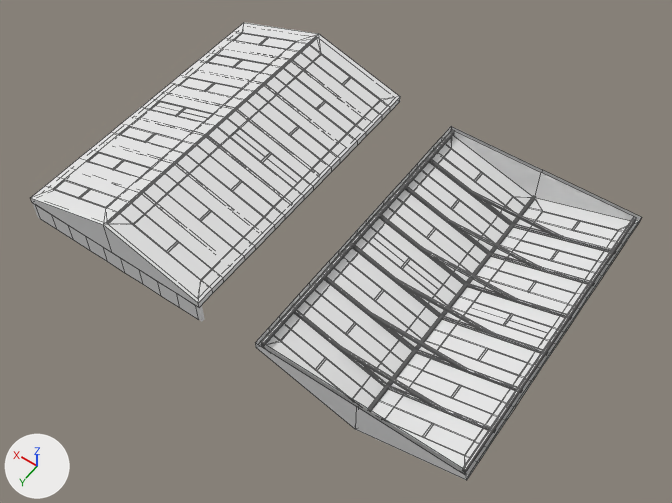
Renders of the FBX model Blender/FBX/Warehouse/Dont use/Roof substance.fbx from each side of a commit.
Camera for both pictures: a 50 mm lens placed at (-77.1, 41.2, 90.1), pointed at (-34.7, -18.2, -3.3). The lights are fixed; the arrows at lower left show +X, +Y and +Z. Mesh edges are drawn as thin lines on the coarser meshes. Where no turn or scale is listed for an object, it has been applied to the vertices. Vertices at the same position are counted once.

Objects in the first picture: 'Roof Glass.002', 'Roof.003', 'Warehouse Upper Wall.106'.
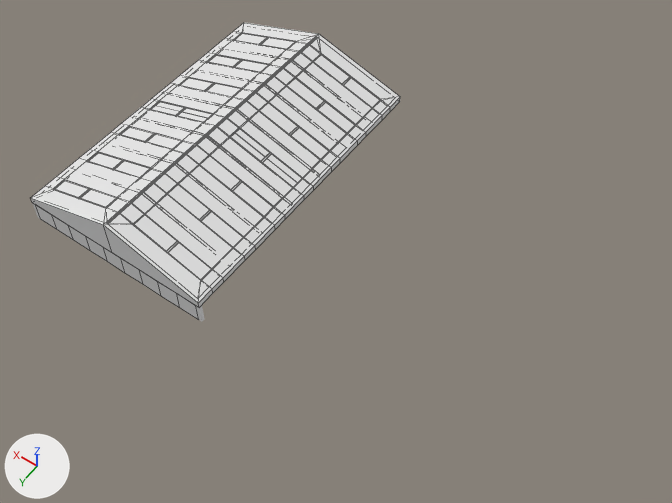
Pixel boxes [x1, y1, x2, y2] of what changed, in the pictures (672 x 503 px):
'Roof.003', reshaped (39% narrower, 38% shorter)
    before: [31, 23, 641, 480]
    after: [31, 23, 400, 307]
'Roof Glass.002', reshaped (42% narrower, 42% shorter)
    before: [54, 33, 618, 455]
    after: [54, 33, 380, 279]
part 1 of me_cube_472, deleted
    before: [255, 126, 641, 480]
part 2 of me_cube_473, deleted
    before: [281, 149, 618, 455]

The change, as a list of edits to the scene's bpy script:
```text
Change me_cube_473:
    used by ob_roof_glass_002; location = (0.0, 0.0, 0.0)
    remove me_cube_473.from_pydata(...)  # 480 vertices, 128 faces; spans x -62.7..-1.7, y -40.5..-2.5, z -4.6..4.6
    add me_cube_473.from_pydata(...)  # 240 vertices, 64 faces; spans x -26.3..-1.7, y -40.5..-2.5, z 1.3..4.6
    me_cube_473 part 2: 56 loose pieces with 240 vertices, spanning x -62.7..-38.0, y -40.5..-2.5, z -4.6..-1.3, are deleted
Change me_cube_472:
    used by ob_roof_003; location = (0.0, 0.0, 0.0)
    remove me_cube_472.from_pydata(...)  # 1643 vertices, 1168 faces; spans x -64.4..0.0, y -43.0..0.0, z -5.3..5.3
    add me_cube_472.from_pydata(...)  # 822 vertices, 584 faces; spans x -28.0..0.0, y -43.0..0.0, z 0.0..5.3
    me_cube_472 part 1: 29 loose pieces with 821 vertices, spanning x -64.4..-36.4, y -43.0..0.0, z -5.3..0.0, are deleted
```
